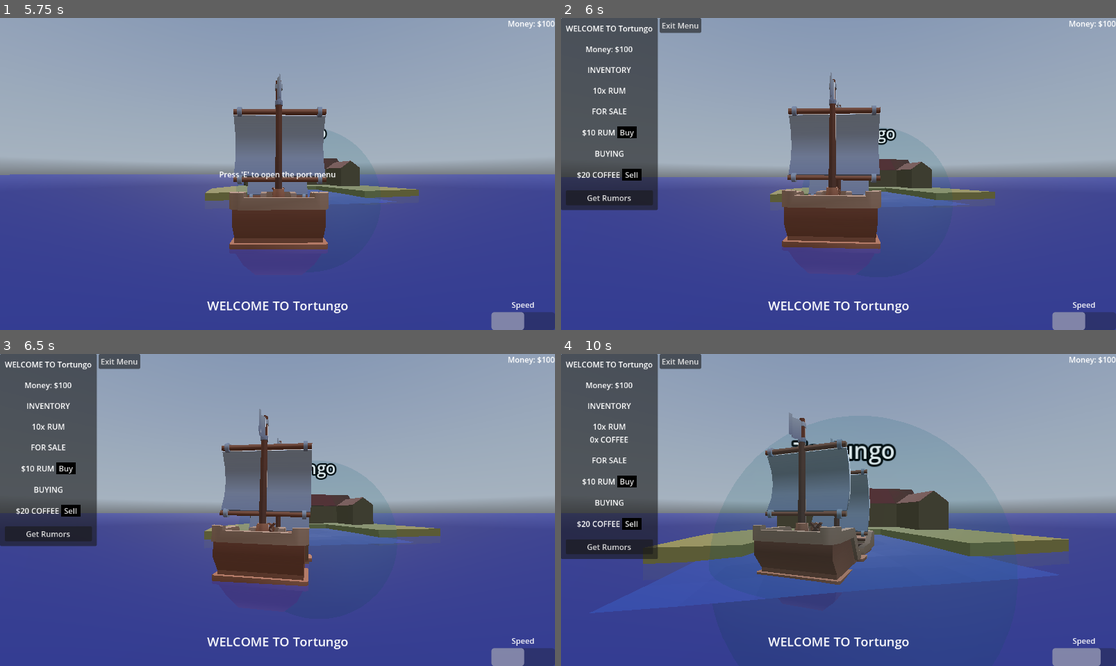
Above: before the commit, frames 1-4 (two rows, left to right).
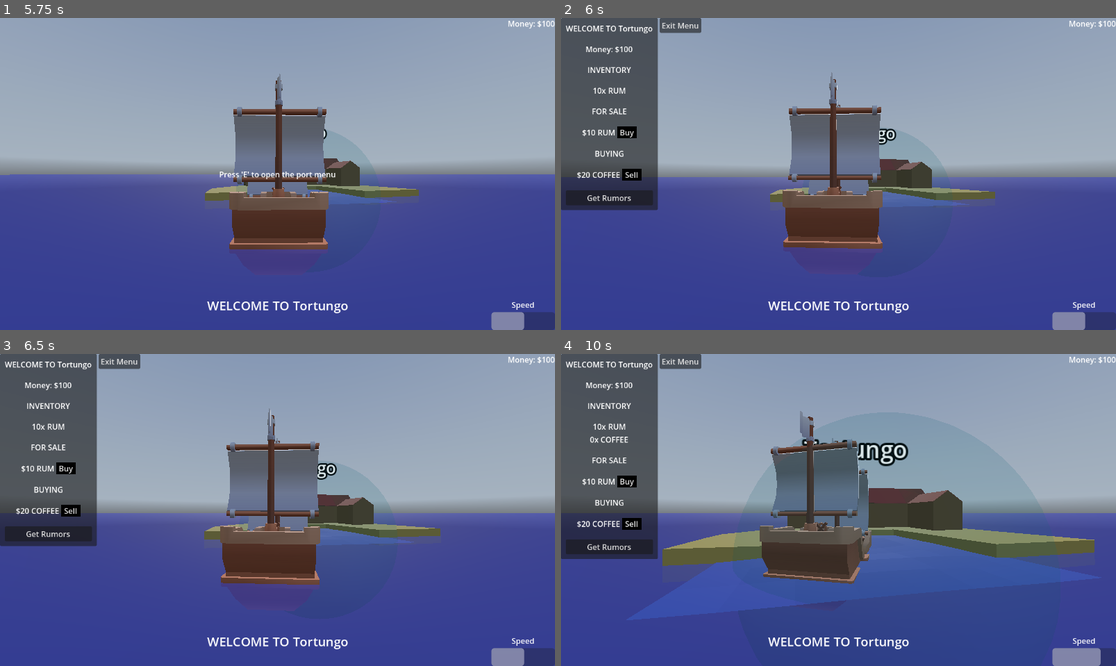
Above: after the commit, the same moments.

Repository: josephshell/UnnamedSailingGame
Game: Godot game, scene res://scenes/Main.tscn
Two runs of this game, one before a commit and one after it. Both use one fixed random seed, a clock stepped at 60 frames per second and the inputs below. A sky picture missing from this copy of the repository is replaced by a grey-blue gradient.
Inputs (mouse positions are in pixels of both pictures, inside the frame that each line leads up to):
- Up to frame 1 (5.75 s): move the mouse to (305, 174) at 0.52 s; hold E (interact) 0.53-1.28 s; hold W (move_forward) from 0.53 s (still down); tap Space (jump) at 0.77, 1.52, 3.02, 3.77, 4.52 s; move the mouse to (249, 174) at 1.27 s; tap E (interact) at 1.35, 2.85, 4.35 s; move the mouse to (288, 167) at 2.02 s; hold E (interact) 2.03-2.78 s; move the mouse to (271, 180) at 2.77 s; move the mouse to (316, 177) at 3.52 s; hold E (interact) 3.53-4.28 s; move the mouse to (233, 170) at 4.27 s; move the mouse to (283, 174) at 5.02 s; hold E (interact) from 5.03 s (still down)
- Up to frame 2 (6 s): move the mouse to (816, 167) at 5.77 s; release W (move_forward) at 5.78 s; release E (interact) at 5.78 s; hold D (move_right) from 5.78 s (still down); tap E (interact) at 5.85 s
- Up to frame 3 (6.5 s): keep holding D (move_right); tap Space (jump) at 6.02 s
- Up to frame 4 (10 s): move the mouse to (960, 494) at 6.52 s; release D (move_right) at 6.53 s; hold W (move_forward) 6.53-7.28 s; hold E (interact) 6.53-7.28 s; tap Space (jump) at 6.77, 7.52, 9.02, 9.77 s; move the mouse to (727, 525) at 7.27 s; hold D (move_right) 7.28-8.03 s; tap E (interact) at 7.35, 8.85 s; move the mouse to (894, 441) at 8.02 s; hold S (move_backwards) 8.03-8.78 s; hold E (interact) 8.03-8.78 s; move the mouse to (810, 572) at 8.77 s; hold A (move_left) 8.78-9.53 s; move the mouse to (1005, 556) at 9.52 s; hold W (move_forward) from 9.53 s (still down); hold E (interact) from 9.53 s (still down)

Frame 1 is identical in both runs. In frame 2, 0.4% of the frame differs, in the area x 39-77%, y 17-75%; in frame 3, 2.6%; in frame 4, 7.3%, in the area x 5-98%, y 18-86%.

Commit message:
Made turning feel more ponderous and slow, like you are turning a big wheel

Diff:
--- a/scenes/player/movement_component.gd
+++ b/scenes/player/movement_component.gd
@@ -1,6 +1,13 @@
 class_name MovementComponent extends Node
 
+## The torque force applied to the ship when the wheel is turned
 @export var turning_torque: float = 1.0
+## The maximum speed in radians per second that the ship may turn
+@export var max_turning_speed: float = TAU / 10
+## The speed that the ship's wheel will turn when actively changing direction
+@export var turning_speed: float = 0.01
+## The speed that the ship's wheel will return to zero turn when controls are released
+@export var turning_drift: float = 0.01
 @export var speed_reverse: float = 5.0
 @export var acceleration_reverse: float = 20.0
 @export var speed_low: float = 5.0
@@ -14,6 +21,10 @@
 var _acceleration_by_mode: Dictionary[SpeedMode, float] = {}
 
 var _speed_mode: SpeedMode = SpeedMode.NONE
+
+## The amount of turning done by the ship this frame. Like a ships steering wheel, it increases
+## and decreases slowly
+var _current_turn_amount: float = 0
 
 var boat: Boat
 
@@ -32,6 +43,7 @@
 
 func _physics_process(_delta):
 	_handle_velocity()
+	_handle_turning()
 
 func increase_speed():
 	if _speed_mode != SpeedMode.FAST:
@@ -55,11 +67,19 @@
 		forward_direction = -forward_direction if not _speed_mode == SpeedMode.REVERSE else forward_direction
 		boat.apply_central_force(forward_direction * _acceleration_by_mode[_speed_mode] * boat.mass)
 
-func on_turn_input(turn_amount: float):
-	_handle_turning(turn_amount, boat.linear_velocity.length())
+func on_turn_input(turn_input: float):
+	var turn_amount := 0.0
+	if turn_input == 0.0 and abs(_current_turn_amount) > 0.1:
+		var direction_to_zero_turn = -sign(_current_turn_amount)
+		turn_amount = turning_drift * direction_to_zero_turn
+	else:
+		turn_amount = turning_speed * turn_input
 
-func _handle_turning(turn_amount: float, boat_speed: float):
-	if turn_amount != 0:
+	_current_turn_amount = clampf(_current_turn_amount + turn_amount, -max_turning_speed, max_turning_speed)
+
+func _handle_turning():
+	var boat_speed = boat.linear_velocity.length()
+	if abs(_current_turn_amount) > 0.1:
 		var linear_turn_capability = clampf(boat_speed / _speed_by_mode[SpeedMode.FAST], 0.2, 1.0)
 		var dot_product = boat.linear_velocity.dot(_get_boat_forward_direction())
 		var is_moving_backwards = dot_product > 0.1
@@ -68,7 +88,7 @@
 			torque_based_on_dir = turning_torque
 		else:
 			torque_based_on_dir = -turning_torque
-		boat.apply_torque(Vector3(0, turn_amount * torque_based_on_dir * linear_turn_capability, 0))
+		boat.apply_torque(Vector3(0, _current_turn_amount * torque_based_on_dir * linear_turn_capability, 0))
 
 enum SpeedMode {
 	REVERSE,
